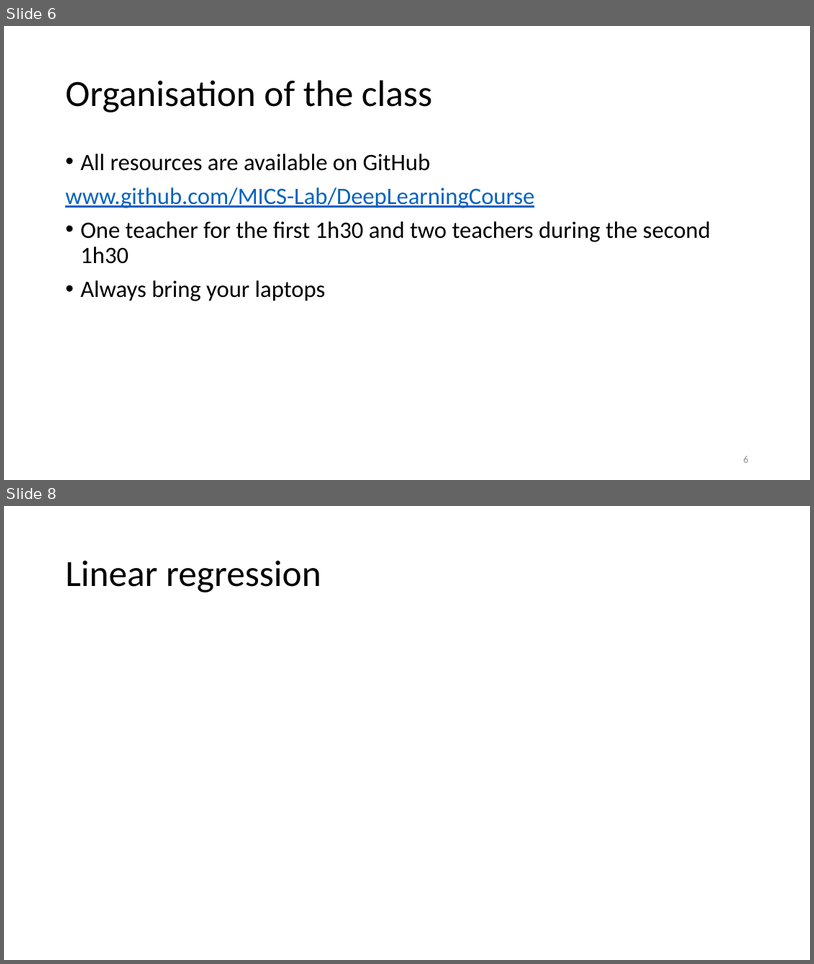
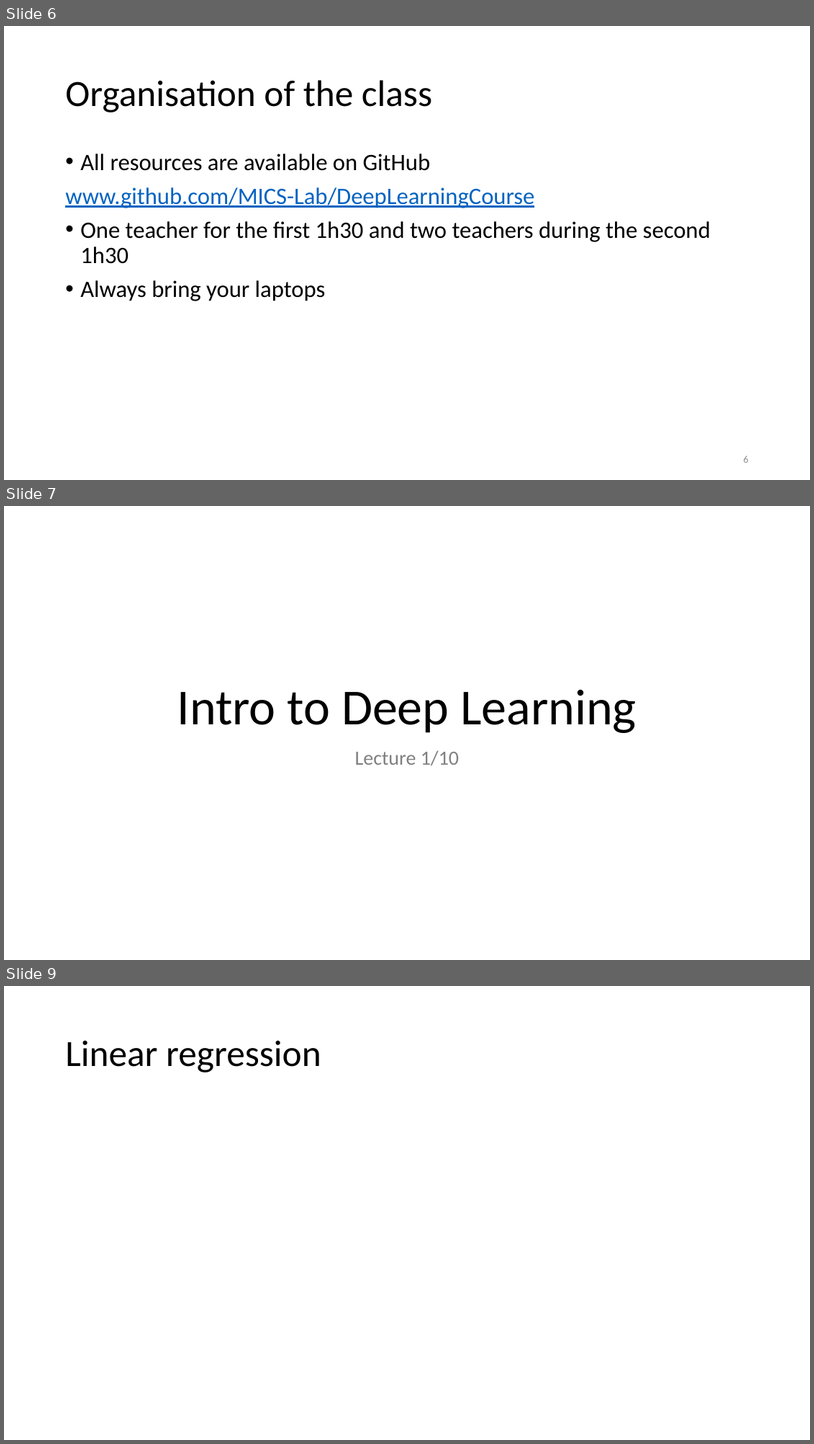
Before and after one commit to MICS-Lab/DeepLearningCourse, a slide deck: Slides_1.pptx. Shown one above the other, each under a label of ours: slides 6 and 8 before the commit, slides 6, 7 and 9 after it; the slides between them are not shown. The pictures are 814x964 and 814x1444 pixels, drawn with LibreOffice and Linux fonts; fonts in the diff are those of the drawing. Boxes give left, top, right and bottom in pixels: in the first picture for what was removed or moved away, otherwise in the second. Text is boxed around its words. In the diff, an @@ line names an element or a change of style, - is before the commit and + after.

Commit message:
adde course 1/10 title slide

```diff
--- a/Slides_1.pptx
+++ b/Slides_1.pptx
@@ slide 7 added at [4,506,810,960], background #FFFFFF @@
@@ title added at [178,690,637,733], 60 pt, text #000000 @@
+Intro to Deep Learning
@@ subtitle added at [355,750,459,765], 24 pt, text #808080 @@
+Lecture 1/10
@@ what was slide 8 is now slide 9 @@
```
